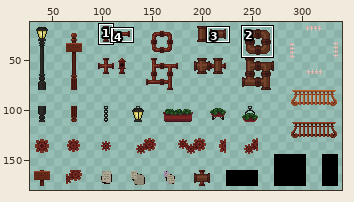
One commit to this sprite sheet: Assets/Art/World/Tilemaps/SteamCity/Props/Steamcity Props.png. The picture above shows the old version from afar; the outline marks the close-up.
Close-up. Before:
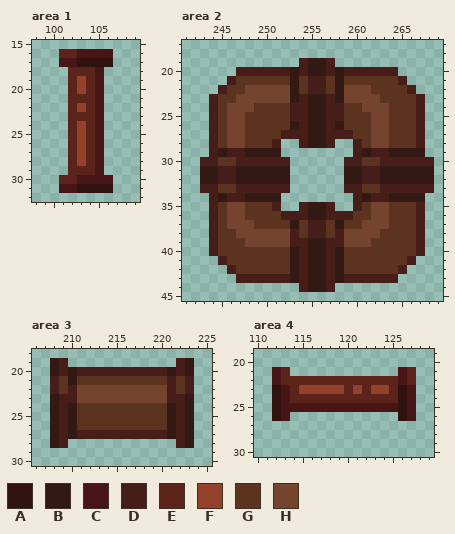
The file is 480x270 pixels. Colours within 5 levels of each other are drawn and written as one. Shown: area 1: x 98..109, y 15..32; area 2: x 241..269, y 17..45; area 3: x 206..225, y 18..30; area 4: x 110..129, y 19..30. The wide view leaves out empty margins. The commit also changed other parts of the picture, which this record leaves out.
Palette (. is transparent): A #30130f  B #331914  C #471515  D #461d18  E #5c231a  F #93412a  G #5b331e  H #74442e
Once edited:
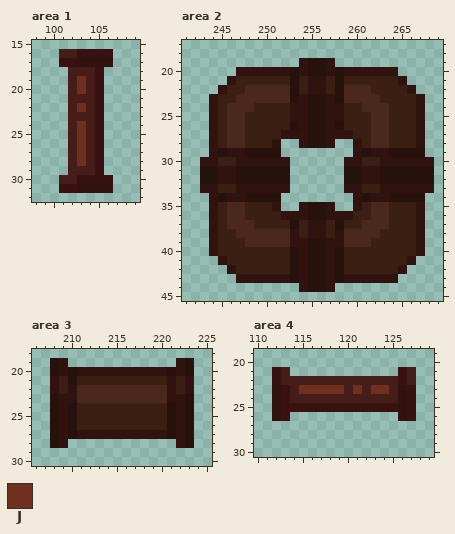
Colours new in this view: J #70301f
From old to new:
Colour B changes from #331914 to #26110d.
Colour C changes from #471515 to #381110.
Colour G changes from #5b331e to #3c1f13.
Colour H changes from #74442e to #4a281c.
Area 1:
Colour D replaces colour E in row 16 at x 101 to 102; in row 18 at x 102 to 104; in rows 19 to 20 at x 102 and 104; in row 21 at x 102 to 104; in row 22 at x 102 and 104; in row 23 at x 102 to 104.
Colour D replaces colour E in rows 24 to 28 at x 102 and 104; in row 29 at x 102 to 104; in row 30 at x 101 to 102.
Colour J replaces colour F in rows 19 to 20 at x 103; in row 22 at x 103; in rows 24 to 28 at x 103.
Area 2:
Colour A replaces colour D in row 19 at x 254 and 257; in row 20 at x 247 to 252, 254, 257 and 259 to 264; in row 21 at x 246, 255 to 256 and 265; in row 22 at x 245, 255 to 256 and 266; in row 23 at x 244, 254, 257 and 267; in rows 24 to 25 at x 244, 253 to 254, 257 to 258 and 267.
Colour A replaces colour D in row 26 at x 244, 254, 257 and 267; in row 27 at x 244, 252 to 254, 257 to 259 and 267; in row 28 at x 244, 251, 254, 257, 260 and 267; in row 29 at x 244, 246 to 247, 260 and 262 to 263; in row 30 at x 243 to 244, 247 to 252, 259 to 260 and 263 to 268; in rows 31 to 32 at x 245 to 246 and 261 to 262.
Colour A replaces colour D in row 33 at x 243 to 244, 247 to 252, 259 to 260 and 263 to 268; in row 34 at x 244, 246 to 247, 260 and 262 to 263; in row 35 at x 244, 251, 254, 257, 260 and 267; in row 36 at x 244, 252 to 254, 257 to 259 and 267; in row 37 at x 244, 255 to 256 and 267; in row 38 at x 244, 253, 255 to 256, 258 and 267.
Colour A replaces colour D in row 39 at x 244, 253 to 254, 257 to 258 and 267; in row 40 at x 244, 254, 257 and 267; in row 41 at x 245, 254, 257 and 266; in row 42 at x 246, 254, 257 and 265; in row 43 at x 247 to 252, 254, 257 and 259 to 264; in row 44 at x 254 and 257.
Area 3:
Colour A replaces colour D in row 19 at x 209 and 222; in row 20 at x 209, 211 to 220 and 222; in row 21 at x 208, 221 and 223; in row 22 at x 208, 210, 221 and 223; in row 23 at x 209 to 210 and 221 to 222; in rows 24 to 26 at x 209 and 222.
Colour A replaces colour D in row 27 at x 209, 211 to 220 and 222; in row 28 at x 209 and 222.
Area 4:
Colour D replaces colour E in row 21 at x 113 and 127; in row 22 at x 113 to 125 and 127; in row 23 at x 114, 120, 122 and 125; in row 24 at x 114 to 125.
Colour J replaces colour F in row 23 at x 115 to 119, 121 and 123 to 124.
Where, in picture pixels (left, top, right, bottom), the same in both close-ups:
changed: (59, 49, 113, 193)
changed: (200, 58, 434, 292)
changed: (50, 358, 194, 448)
changed: (272, 367, 416, 421)
